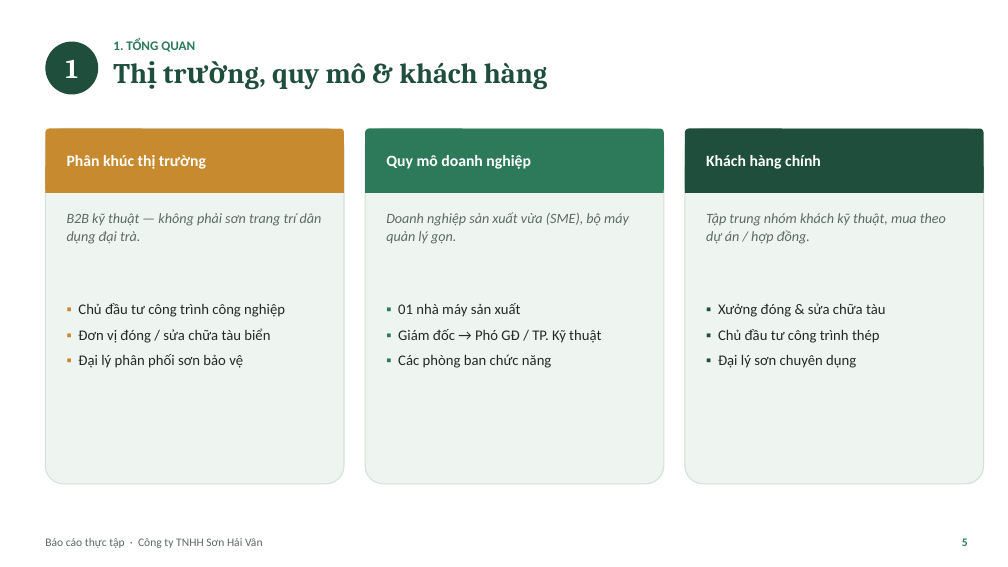
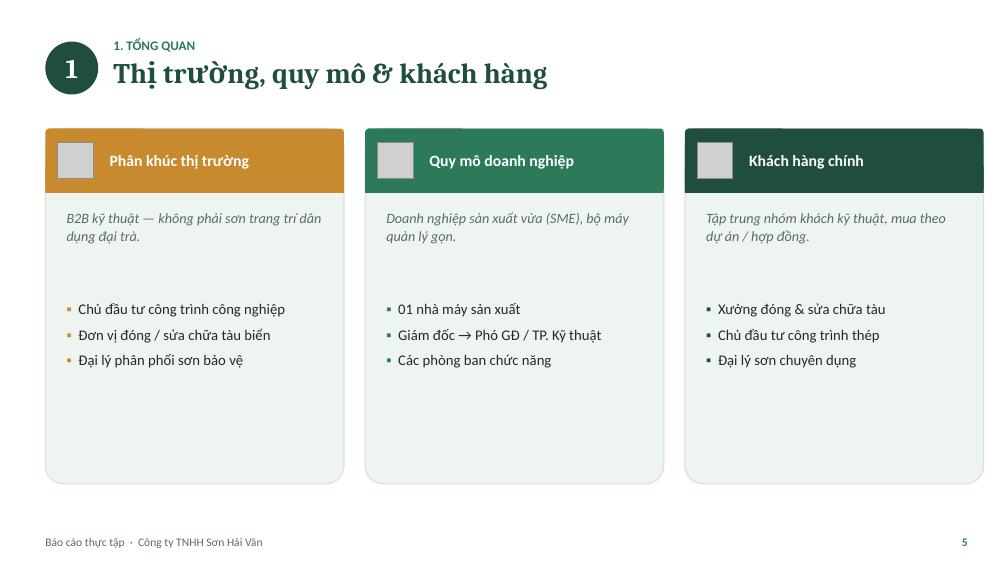
Before and after one commit to tranconcoder/pubic-resources, a slide deck: slide 5 of SuHeo/Báo cáo thực tập - Sơn Hải Vân.pptx. Drawn at 1008x567 pixels with LibreOffice and Linux fonts; fonts in the diff are those of the drawing; grey boxes stand for pictures. Boxes give left, top, right and bottom in pixels: in the first picture for what was removed or moved away, otherwise in the second. Text is boxed around its words. In the diff, an @@ line names an element or a change of style, - is before the commit and + after.

```diff
--- a/SuHeo/Báo cáo thực tập - Sơn Hải Vân.pptx
+++ b/SuHeo/Báo cáo thực tập - Sơn Hải Vân.pptx
@@ picture added at (57,143,93,178) @@
@@ text "Phân khúc thị trường": place and size @@
-text "Phân khúc thị trường" at (67,155,206,169)
+text "Phân khúc thị trường" at (110,155,249,169)
@@ picture added at (377,143,413,178) @@
@@ text "Quy mô doanh nghiệp": place and size @@
-text "Quy mô doanh nghiệp" at (386,155,531,169)
+text "Quy mô doanh nghiệp" at (429,155,574,169)
@@ picture added at (697,143,733,178) @@
@@ text "Khách hàng chính": place and size @@
-text "Khách hàng chính" at (706,155,821,169)
+text "Khách hàng chính" at (749,155,864,169)
```
Also in this commit, not shown: 14 other slides changed, 1 other file.
